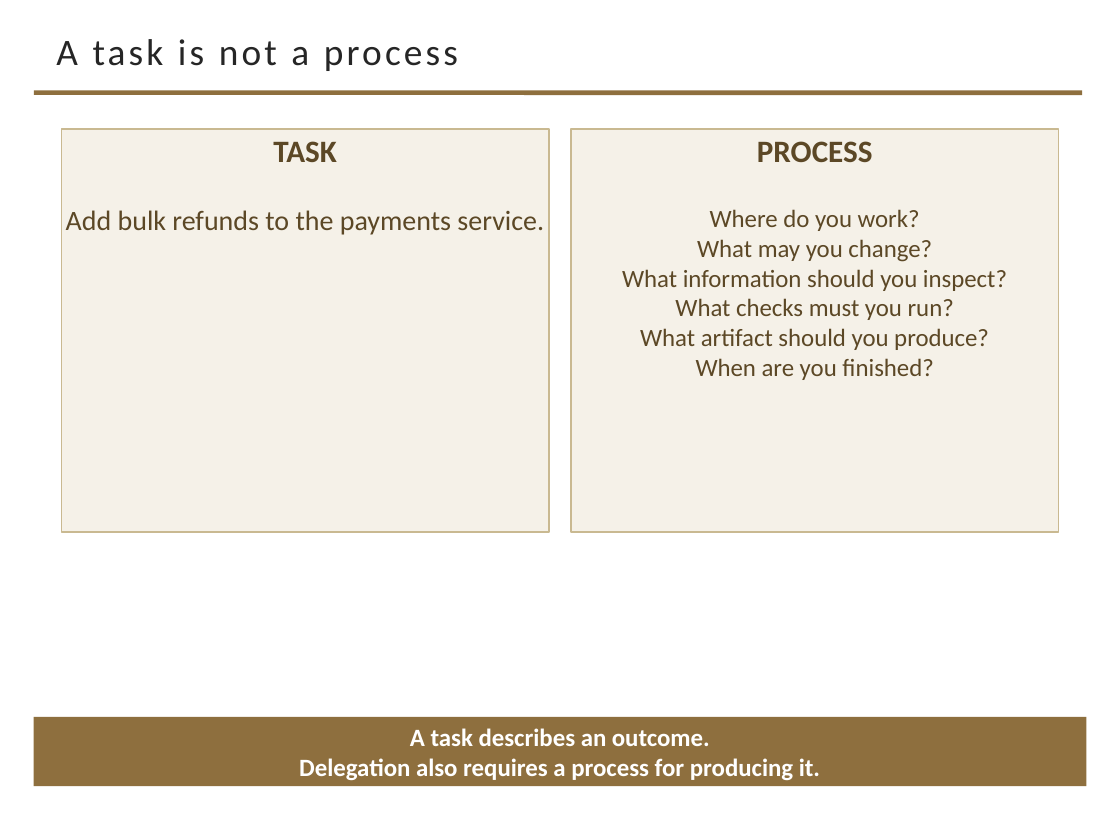
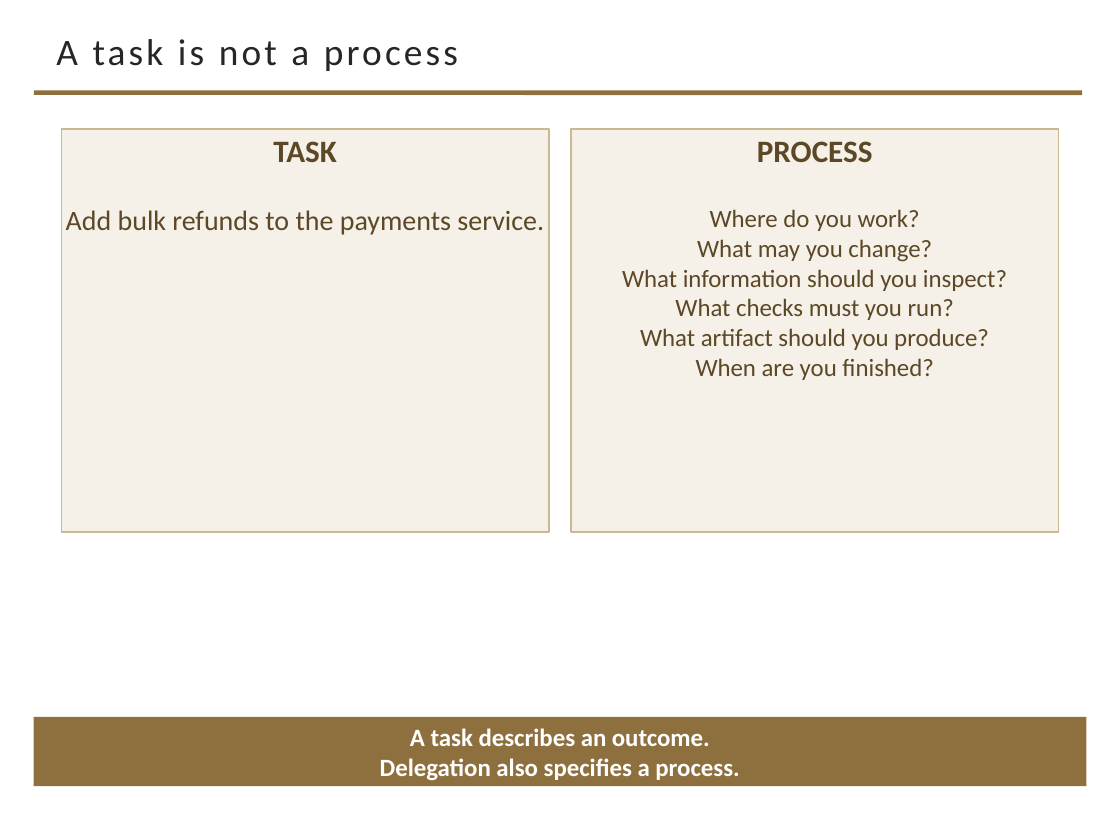
Before and after one commit to davisjam/model-based-agentic-software-engineering, a slide deck: slide 6 of course/lectures/act-2-delegation-and-control/03-alignment/2-3-Alignment.pptx. Drawn at 1120x840 pixels with LibreOffice and Linux fonts; fonts in the diff are those of the drawing; background and template pictures are left out. Boxes give left, top, right and bottom in pixels: in the first picture for what was removed or moved away, otherwise in the second. Text is boxed around its words. In the diff, an @@ line names an element or a change of style, - is before the commit and + after.

```diff
--- a/course/lectures/act-2-delegation-and-control/03-alignment/2-3-Alignment.pptx
+++ b/course/lectures/act-2-delegation-and-control/03-alignment/2-3-Alignment.pptx
@@ text in rectangle at [380, 758, 739, 780]: text changed @@
-Delegation also requires a process for producing it.
+Delegation also specifies a process.
```
Also in this commit, not shown: 10 other slides changed.
